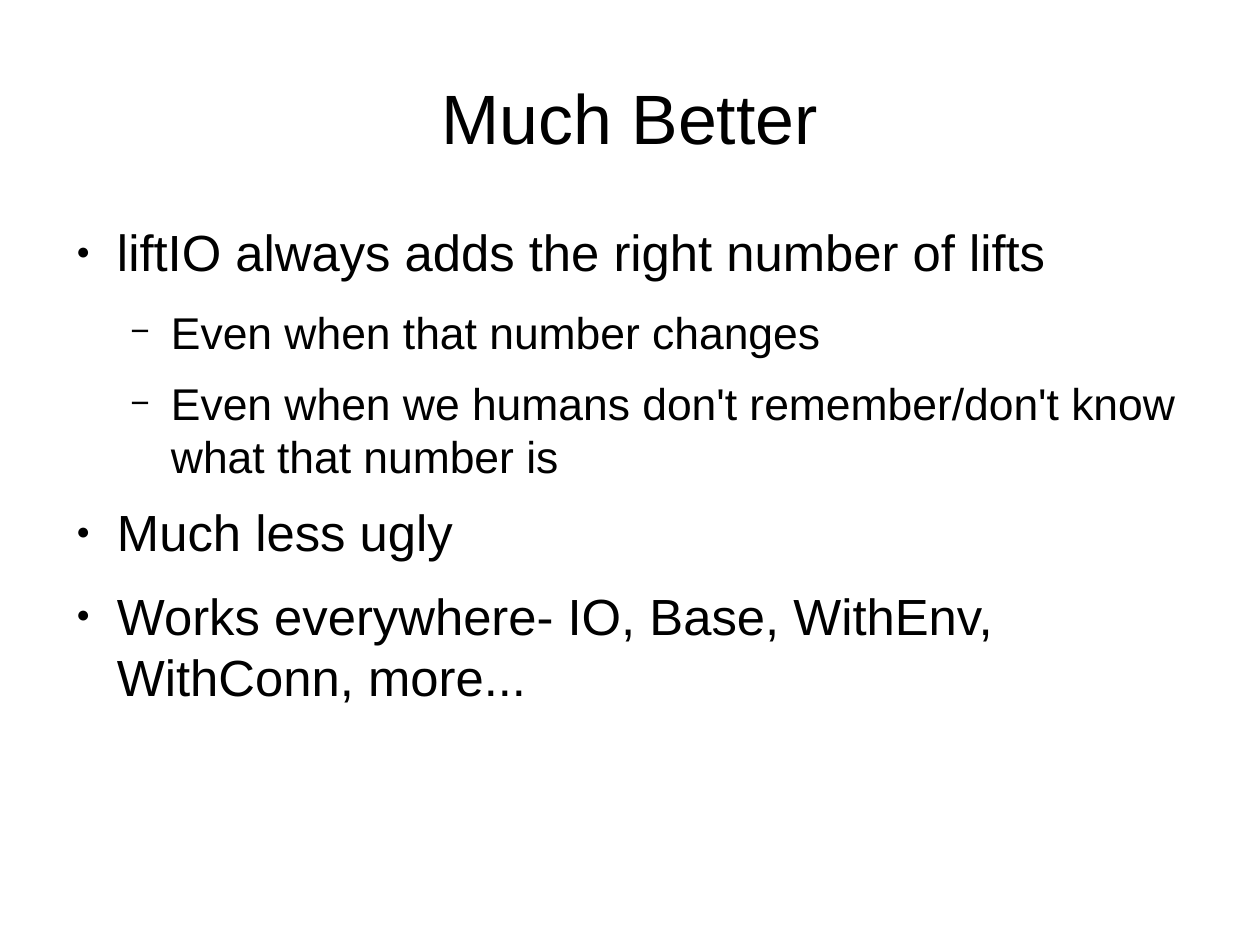
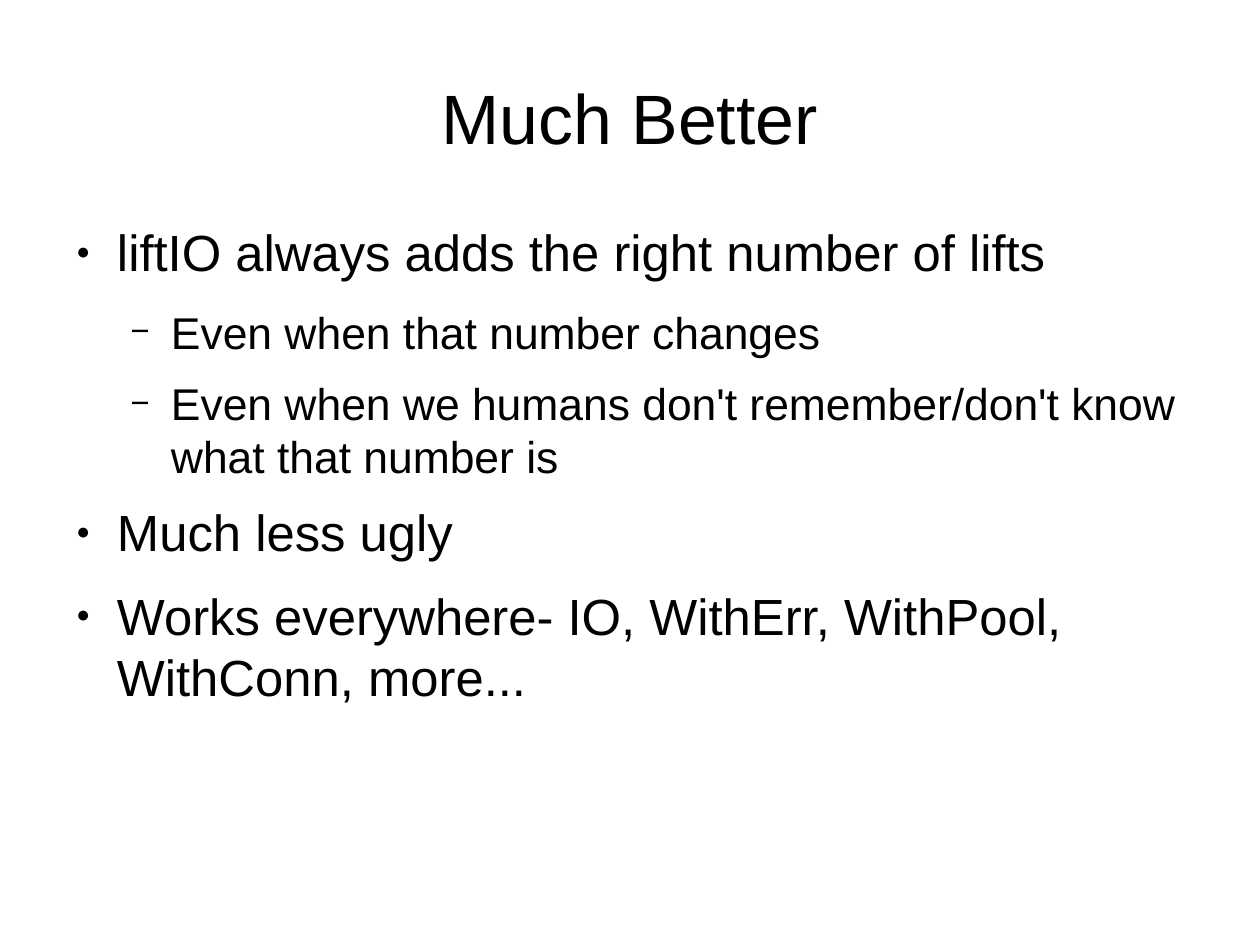
Before and after one commit to bhurt/presentations, a slide deck: slide 24 of hsgems.odp. Drawn at 1260x945 pixels with LibreOffice and Linux fonts; fonts in the diff are those of the drawing. Boxes give left, top, right and bottom in pixels: in the first picture for what was removed or moved away, otherwise in the second. Text is boxed around its words. In the diff, an @@ line names an element or a change of style, - is before the commit and + after.

Commit message:
Final haskell gems version.

```diff
--- a/hsgems.odp
+++ b/hsgems.odp
@@ text at [117,598,1061,703]: text changed @@
-● Works everywhere- IO, Base, WithEnv, WithConn, more...
+● Works everywhere- IO, WithErr, WithPool, WithConn, more...
```
